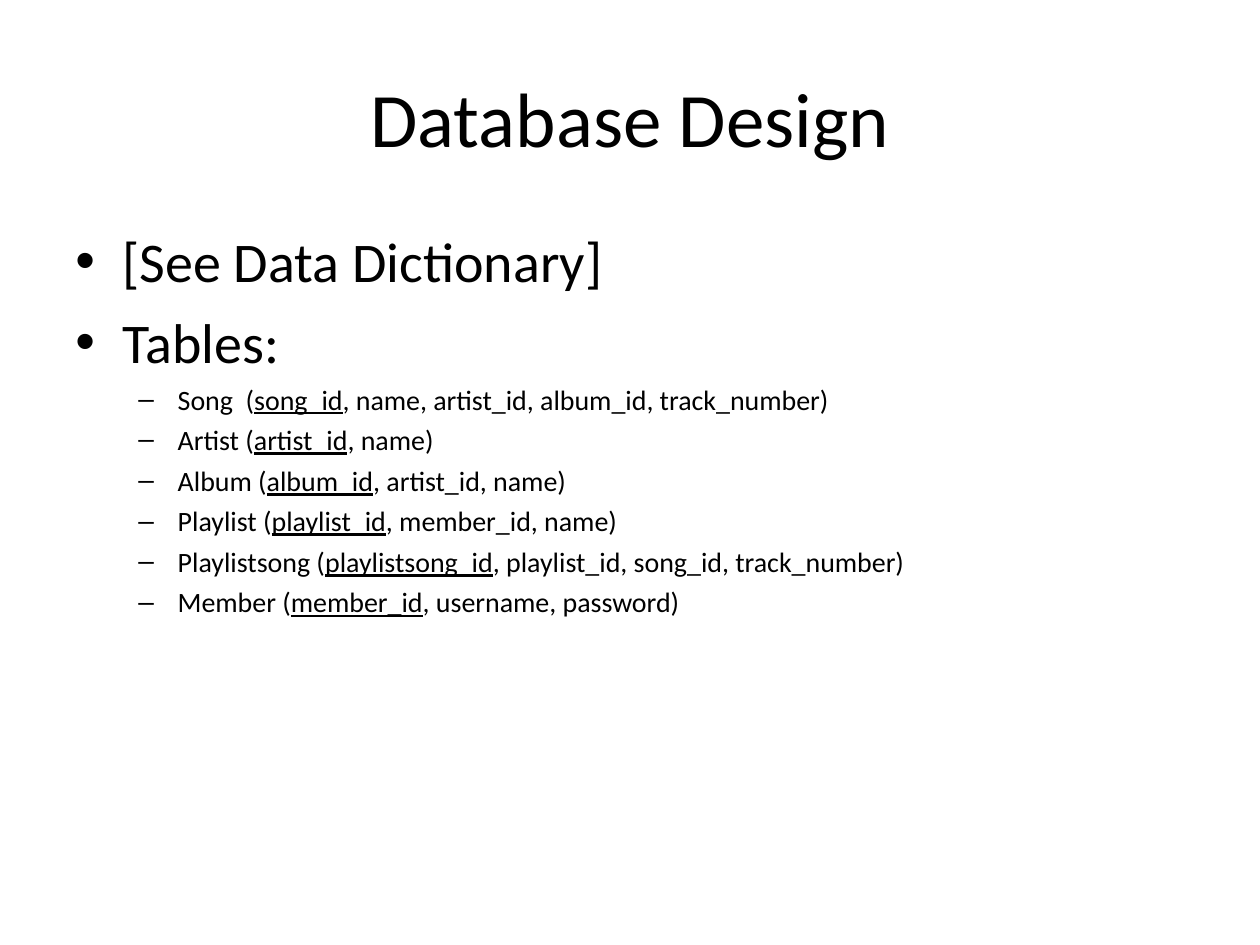
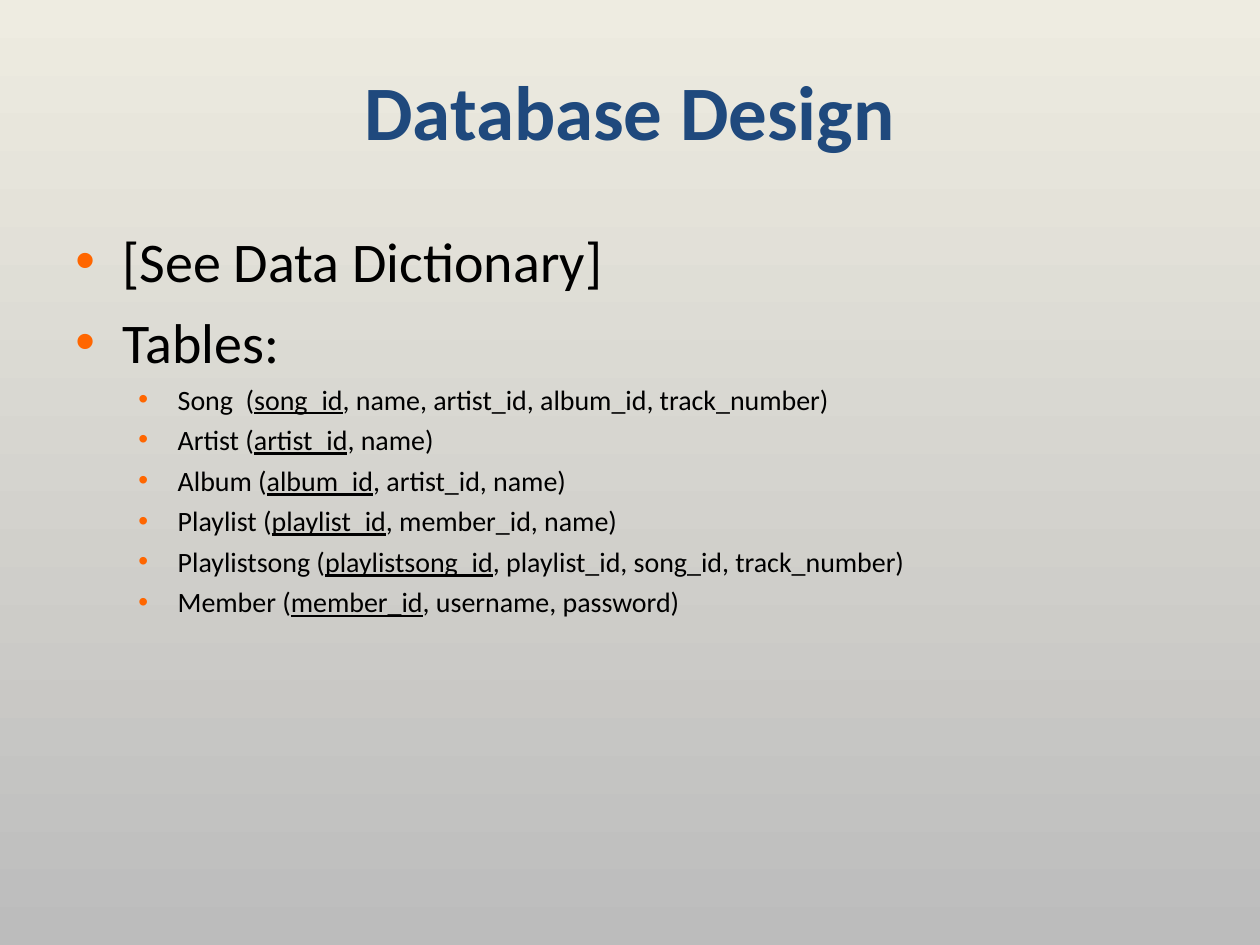
Before and after one commit to aajackson/Creepers, a slide deck: slide 6 of Documentation/MyFavs Presentation.ppt. Drawn at 1260x945 pixels with LibreOffice and Linux fonts; fonts in the diff are those of the drawing. Boxes give left, top, right and bottom in pixels: in the first picture for what was removed or moved away, otherwise in the second. Text is boxed around its words. In the diff, an @@ line names an element or a change of style, - is before the commit and + after.

```diff
--- a/Documentation/MyFavs Presentation.ppt
+++ b/Documentation/MyFavs Presentation.ppt
@@ background #FFFFFF to gradient #EEECE1 to #BCBCBC @@
@@ title "Database Design" at (364,86,894,153): text colour #000000 to #1F497D, bold on @@
@@ text "[See Data Dictionary]" at (123,241,904,617): bullet colour #000000 to #FF6600; bullet – to • @@
```
Also in this commit, not shown: 12 other slides changed.
